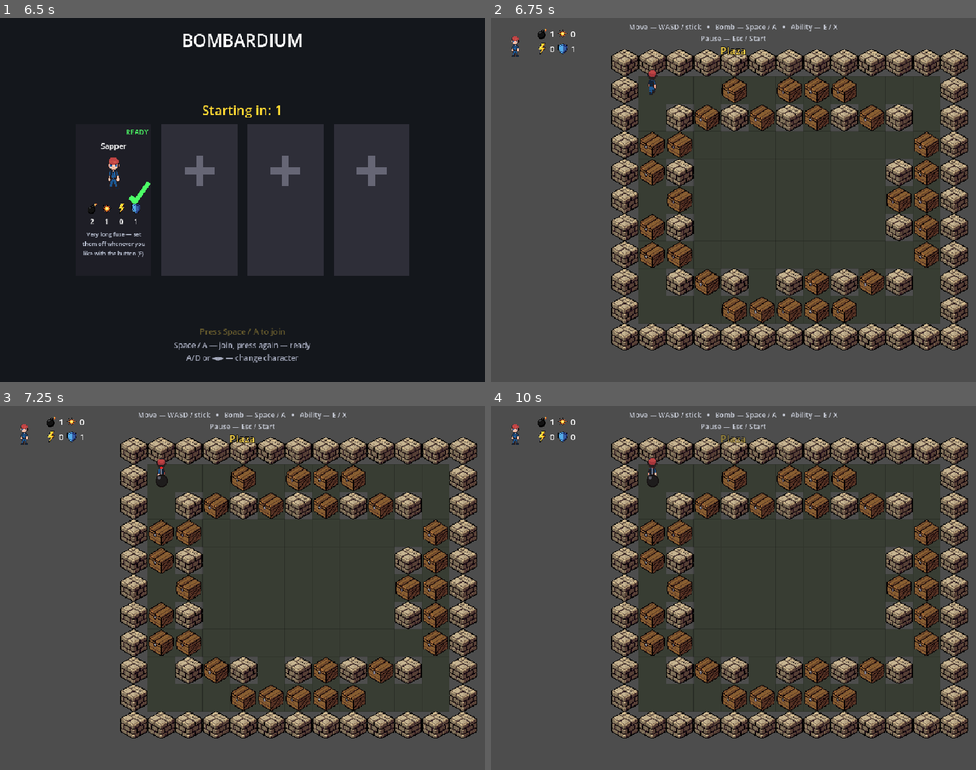
Above: before the commit, frames 1-4 (two rows, left to right).
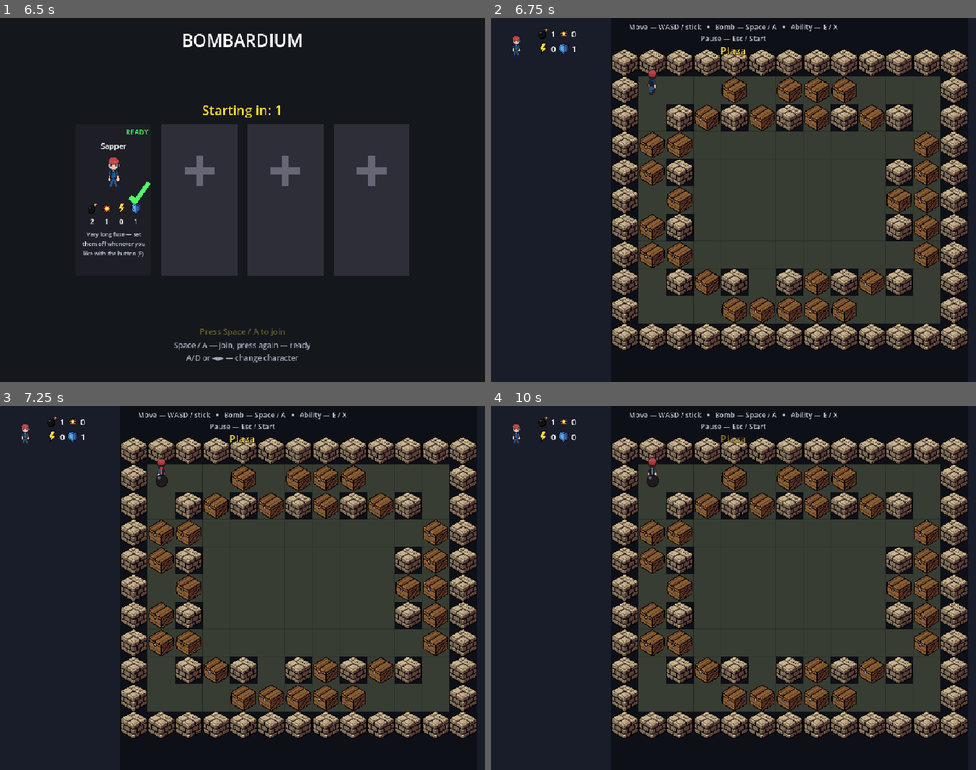
Above: after the commit, the same moments.

Repository: LikSaint/bombardium
Game: Godot game, scene res://scenes/Main.tscn
The game is run twice, just before and just after one commit, with the same random seed, the same clock (stepped at 60 frames per second) and the same inputs. This scene is started directly instead of the project's main scene.
Inputs (mouse positions are in pixels of both pictures, inside the frame that each line leads up to):
- Up to frame 1 (6.5 s): tap Enter at 0.5 s; move the mouse to (349, 181) at 0.52 s; hold D 0.53-1.25 s; tap E every 1.5 s from 0.6 to 5.1 s; click (349, 181) at 0.67 s; tap Space at 0.77, 1.25, 2, 2.75, 3.5, 3.77, 4.25 s; drag from (145, 218) to (218, 272) at 1.27 s; move the mouse to (291, 119) at 2.02 s; hold D 2.03-2.75 s; click (291, 119) at 2.17 s; drag from (218, 272) to (97, 145) at 2.77 s; move the mouse to (388, 254) at 3.52 s; hold A 3.53-4.25 s; click (388, 254) at 3.67 s; drag from (97, 145) to (169, 109) at 4.27 s; move the mouse to (266, 200) at 5.02 s; hold S 5.03-5.75 s; click (266, 200) at 5.17 s; drag from (169, 109) to (145, 218) at 5.77 s
- Up to frame 2 (6.75 s): move the mouse to (840, 181) at 6.52 s; hold W from 6.53 s (still down); tap E at 6.6 s; click (840, 181) at 6.67 s
- Up to frame 3 (7.25 s): keep holding W; tap Space at 6.77 s
- Up to frame 4 (10 s): release W at 7.25 s; drag from (636, 606) to (709, 660) at 7.27 s; move the mouse to (782, 507) at 8.02 s; hold S 8.03-8.75 s; tap E at 8.1, 9.6 s; click (782, 507) at 8.17 s; drag from (709, 660) to (588, 533) at 8.77 s; move the mouse to (879, 642) at 9.52 s; hold W from 9.53 s (still down); click (879, 642) at 9.67 s; tap Space at 9.77 s

Frame 1 is identical in both runs. In frame 2, 44% of the frame differs, in the area x 0-100%, y 0-100%; in frame 3, 44%; in frame 4, 44%.

Commit message:
Fit the arena to the screen and fill the leftover with the HUD
The arena already re-framed itself on resize, but the four HUD panels sat
at fixed corner sizes and the zoom was capped at 2x, so wide or tall windows
ended up with dead margins.

- Raise the arena zoom cap to 6x so small maps fill big screens.
- Main._layout_hud places the corner panels in the bars the arena leaves
  free (side columns or top/bottom rows, whichever framing won) and scales
  them up to 2x to fill those bars. Placement is computed rather than
  anchored, so the corner anchors are gone from Main.tscn.
- New Backdrop layer behind the world paints the bars and the rest of the
  window in the HUD colour instead of the default clear colour.
- Re-run on viewport size_changed and Window.dpi_changed, so resizing,
  toggling fullscreen or moving the window to another display re-fits
  mid-match.

Co-Authored-By: Claude Sonnet 5.5 <noreply@anthropic.com>

Diff:
--- a/scenes/Main.tscn
+++ b/scenes/Main.tscn
@@ -20,6 +20,25 @@
 
 [node name="Camera2D" type="Camera2D" parent="."]
 position = Vector2(416, 352)
+
+; Sits behind the world (layer -1): the HUD's own colour for whatever part of the
+; window the arena doesn't cover. Main.gd sizes the two bars to the leftover.
+[node name="Backdrop" type="CanvasLayer" parent="."]
+layer = -1
+
+[node name="Fill" type="ColorRect" parent="Backdrop"]
+anchor_right = 1.0
+anchor_bottom = 1.0
+mouse_filter = 2
+color = Color(0.055, 0.063, 0.09, 1)
+
+[node name="HudBarA" type="ColorRect" parent="Backdrop"]
+mouse_filter = 2
+color = Color(0.1, 0.11, 0.16, 1)
+
+[node name="HudBarB" type="ColorRect" parent="Backdrop"]
+mouse_filter = 2
+color = Color(0.1, 0.11, 0.16, 1)
 
 [node name="UI" type="CanvasLayer" parent="."]
 
@@ -134,38 +153,16 @@
 offset_bottom = -10.0
 alignment = 1
 
+; The four corner panels are placed and scaled by Main.gd (_layout_hud) to fill
+; whatever the arena leaves free, so they carry no anchors or offsets here.
 [node name="HudTopLeft" parent="UI" instance=ExtResource("3")]
-offset_left = 12.0
-offset_top = 12.0
-offset_right = 222.0
-offset_bottom = 108.0
 
 [node name="HudTopRight" parent="UI" instance=ExtResource("3")]
-anchor_left = 1.0
-anchor_right = 1.0
-offset_left = -222.0
-offset_top = 12.0
-offset_right = -12.0
-offset_bottom = 108.0
 mirrored = true
 
 [node name="HudBottomLeft" parent="UI" instance=ExtResource("3")]
-anchor_top = 1.0
-anchor_bottom = 1.0
-offset_left = 12.0
-offset_top = -108.0
-offset_right = 222.0
-offset_bottom = -12.0
 
 [node name="HudBottomRight" parent="UI" instance=ExtResource("3")]
-anchor_left = 1.0
-anchor_right = 1.0
-anchor_top = 1.0
-anchor_bottom = 1.0
-offset_left = -222.0
-offset_top = -108.0
-offset_right = -12.0
-offset_bottom = -12.0
 mirrored = true
 
 [node name="PauseMenu" parent="." instance=ExtResource("4")]
--- a/scripts/Main.gd
+++ b/scripts/Main.gd
@@ -59,6 +59,9 @@
 	_spawn_players()
 	_frame_arena()
 	get_viewport().size_changed.connect(_on_viewport_resized)
+	# A window carried to a display of another pixel density can keep its logical
+	# size, in which case only this fires.
+	get_window().dpi_changed.connect(_on_viewport_resized)
 	sudden_death.begin(arena)
 	_refresh_hotkey_hint()
 	Loc.language_changed.connect(_refresh_hotkey_hint)
@@ -85,36 +88,53 @@
 	tw.tween_interval(HOTKEY_HINT_VISIBLE_DURATION)
 	tw.tween_property(hotkey_hint, "modulate:a", 0.0, HOTKEY_HINT_FADE_DURATION)
 
-# --- Arena framing ---------------------------------------------------------
+# --- Arena framing and HUD layout -------------------------------------------
 #
 # The arena is a fixed pixel rectangle whose size comes from the map-size
 # setting (9x7 up to 21x17 cells), while the window is whatever the player
-# gives us — a resized macOS window, a Steam Deck's 1280x800, a TV. So the
-# camera zoom is derived from the viewport every time either one changes, and
-# the whole arena always ends up on screen: scaled down when it is too big,
-# scaled up when it would otherwise sit as a small island in the middle.
+# gives us — a resized macOS window, a Steam Deck's 1280x800, a TV, a window
+# dragged onto a monitor of another shape. The aim is that the arena takes as
+# much of the screen as it can and the HUD takes the rest, so nothing is left
+# as dead space: the camera zoom is derived from the viewport every time it
+# changes, and the HUD is laid out around the result.
 #
 # Note that Camera2D.zoom *magnifies* in Godot 4 (2.0 draws the world twice as
 # large, 0.5 half as large) — the reverse of Godot 3, where it divided.
 #
-# The four HUD corner panels live on a CanvasLayer at fixed viewport
-# coordinates and the spawn cells sit in the arena's own corners, so the arena
-# must never grow underneath an occupied panel. Two framings are tried — the
-# arena in the column between the side panels, and the arena in the row between
-# the top and bottom ones — and whichever leaves the arena bigger wins. Panels
-# of players who aren't in the match reserve nothing, so a two-player round
-# gets the entire bottom of the screen to itself.
+# The arena must never grow underneath an occupied HUD panel (the spawn cells
+# sit in its corners). Two framings are tried — SIDES, the arena in the column
+# between the left and right panels, and ROWS, the arena in the row between the
+# top and bottom ones — and whichever lets the arena be bigger wins. Panels of
+# players who aren't in the match reserve nothing.
+#
+# Once the arena is placed, whatever is left on either side of it is the HUD's:
+# the panels are centred in those bars and scaled up to fill them (never below
+# their designed size), and the Backdrop layer paints the bars and the rest of
+# the window in the HUD's own colour. A wide screen therefore gets big side
+# panels rather than a small arena with empty margins.
 
 ## Breathing room between the arena and the screen edge / a HUD panel.
 const ARENA_SCREEN_MARGIN := 16.0
-## Tiny maps on a big screen would otherwise be blown up to a comic scale.
-const ARENA_MAX_ZOOM := 2.0
+## Gap between a HUD panel and the screen edge.
+const HUD_EDGE_MARGIN := 12.0
+## A panel grows to fill the leftover space, but past this it is just a
+## blown-up widget — better to leave the rest to the backdrop.
+const HUD_MAX_SCALE := 2.0
+## High enough that a tiny map on a big screen still fills it; this is only a
+## sanity bound.
+const ARENA_MAX_ZOOM := 6.0
 ## Only reached on a window too small to hold anything; keeps zoom positive.
 const ARENA_MIN_ZOOM := 0.05
 
+enum HudLayout { SIDES, ROWS }
+
+@onready var hud_bars: Array = [$Backdrop/HudBarA, $Backdrop/HudBarB]
+
+## Everything below depends on the viewport size alone, so one signal covers a
+## window resize, a fullscreen toggle, and a window moved to a display of a
+## different size or scale (the stretch factor changes with the window's pixel
+## size). Deferred so the viewport has finished updating when it is measured.
 func _on_viewport_resized() -> void:
-	# Deferred so the HUD panels have re-anchored to the new viewport before
-	# their rects are measured below.
 	_frame_arena.call_deferred()
 	if overlay.visible:
 		_fit_results_block.call_deferred()
@@ -122,11 +142,13 @@
 func _frame_arena() -> void:
 	var arena_size := Consts.arena_pixel_size()
 	var viewport_size := get_viewport_rect().size
-	var between_columns := _hud_free_rect(viewport_size, true)
-	var between_rows := _hud_free_rect(viewport_size, false)
-	var frame := between_columns
-	if _fit_zoom(arena_size, between_rows.size) > _fit_zoom(arena_size, between_columns.size):
-		frame = between_rows
+	var panel_size := _hud_panel_size()
+	var layout := HudLayout.SIDES
+	var frame := _hud_free_rect(viewport_size, panel_size, HudLayout.SIDES)
+	var rows_frame := _hud_free_rect(viewport_size, panel_size, HudLayout.ROWS)
+	if _fit_zoom(arena_size, rows_frame.size) > _fit_zoom(arena_size, frame.size):
+		layout = HudLayout.ROWS
+		frame = rows_frame
 
 	var zoom := _fit_zoom(arena_size, frame.size)
 	camera.zoom = Vector2(zoom, zoom)
@@ -135,28 +157,45 @@
 	# shift by the same amount (in world units, hence the division by zoom).
 	camera.position = arena_size / 2.0 - (frame.get_center() - viewport_size / 2.0) / zoom
 
+	var arena_rect := Rect2(frame.get_center() - arena_size * zoom / 2.0, arena_size * zoom)
+	_layout_hud(layout, viewport_size, panel_size, arena_rect)
+
+func _hud_panel_size() -> Vector2:
+	return hud_corners[0].custom_minimum_size
+
+## Corner `i` is slot `i`'s panel: top-left, top-right, bottom-left, bottom-right.
+func _hud_column_occupied(column: int) -> bool:
+	for i in hud_corners.size():
+		if i % 2 == column and hud_corners[i].visible:
+			return true
+	return false
+
+func _hud_row_occupied(row: int) -> bool:
+	for i in hud_corners.size():
+		if i / 2 == row and hud_corners[i].visible:
+			return true
+	return false
+
 ## The part of the viewport the arena may occupy: everything except the HUD
-## panels it has to stay clear of — the left/right ones when `reserve_sides` is
-## true, the top/bottom ones otherwise. Panels are measured rather than
-## hard-coded so moving one in Main.tscn keeps the framing honest.
-func _hud_free_rect(viewport_size: Vector2, reserve_sides: bool) -> Rect2:
+## panels it has to stay clear of, at their designed size — the left/right
+## column for SIDES, the top/bottom row for ROWS.
+func _hud_free_rect(viewport_size: Vector2, panel_size: Vector2, layout: HudLayout) -> Rect2:
 	var left := ARENA_SCREEN_MARGIN
 	var right := ARENA_SCREEN_MARGIN
 	var top := ARENA_SCREEN_MARGIN
 	var bottom := ARENA_SCREEN_MARGIN
-	for corner in hud_corners:
-		if not corner.visible:
-			continue
-		var rect: Rect2 = corner.get_global_rect()
-		if reserve_sides:
-			if rect.get_center().x < viewport_size.x / 2.0:
-				left = maxf(left, rect.end.x + ARENA_SCREEN_MARGIN)
-			else:
-				right = maxf(right, viewport_size.x - rect.position.x + ARENA_SCREEN_MARGIN)
-		elif rect.get_center().y < viewport_size.y / 2.0:
-			top = maxf(top, rect.end.y + ARENA_SCREEN_MARGIN)
-		else:
-			bottom = maxf(bottom, viewport_size.y - rect.position.y + ARENA_SCREEN_MARGIN)
+	var reserve_x := HUD_EDGE_MARGIN + panel_size.x + ARENA_SCREEN_MARGIN
+	var reserve_y := HUD_EDGE_MARGIN + panel_size.y + ARENA_SCREEN_MARGIN
+	if layout == HudLayout.SIDES:
+		if _hud_column_occupied(0):
+			left = reserve_x
+		if _hud_column_occupied(1):
+			right = reserve_x
+	else:
+		if _hud_row_occupied(0):
+			top = reserve_y
+		if _hud_row_occupied(1):
+			bottom = reserve_y
 	return Rect2(left, top, viewport_size.x - left - right, viewport_size.y - top - bottom)
 
 ## Largest zoom at which `content` still fits inside `available`, both in
@@ -166,6 +205,53 @@
 	if content.x <= 0.0 or content.y <= 0.0:
 		return 1.0
 	return clampf(minf(available.x / content.x, available.y / content.y), ARENA_MIN_ZOOM, ARENA_MAX_ZOOM)
+
+## Fills what the arena left over with the HUD: the two backdrop bars take the
+## exact leftover on either side of the arena, and each panel is scaled to the
+## roomiest size that fits its bar, then centred across the bar and pushed to
+## the screen edge along it.
+func _layout_hud(layout: HudLayout, viewport_size: Vector2, panel_size: Vector2, arena_rect: Rect2) -> void:
+	var bars: Array[Rect2] = []
+	if layout == HudLayout.SIDES:
+		bars.append(Rect2(0.0, 0.0, arena_rect.position.x, viewport_size.y))
+		bars.append(Rect2(arena_rect.end.x, 0.0, viewport_size.x - arena_rect.end.x, viewport_size.y))
+	else:
+		bars.append(Rect2(0.0, 0.0, viewport_size.x, arena_rect.position.y))
+		bars.append(Rect2(0.0, arena_rect.end.y, viewport_size.x, viewport_size.y - arena_rect.end.y))
+	for i in hud_bars.size():
+		hud_bars[i].position = bars[i].position
+		hud_bars[i].size = bars[i].size
+
+	# One scale for all panels, so the four corners stay the same size: the
+	# tightest bar that actually holds a panel decides it. A panel that can't
+	# be enlarged isn't shrunk below its designed size either.
+	var hud_scale := HUD_MAX_SCALE
+	for i in hud_corners.size():
+		if not hud_corners[i].visible:
+			continue
+		var bar: Rect2 = bars[i % 2] if layout == HudLayout.SIDES else bars[i / 2]
+		var room := bar.size - Vector2.ONE * (HUD_EDGE_MARGIN + ARENA_SCREEN_MARGIN)
+		var across := room.x / panel_size.x if layout == HudLayout.SIDES else room.y / panel_size.y
+		# Along the bar the panels share the screen edge to edge, two to a bar.
+		var along_room := viewport_size - Vector2.ONE * HUD_EDGE_MARGIN * 3.0
+		var along := along_room.y / 2.0 / panel_size.y if layout == HudLayout.SIDES else along_room.x / 2.0 / panel_size.x
+		hud_scale = minf(hud_scale, minf(across, along))
+	hud_scale = maxf(hud_scale, 1.0)
+
+	var scaled := panel_size * hud_scale
+	for i in hud_corners.size():
+		var column := i % 2
+		var row := i / 2
+		var corner: Control = hud_corners[i]
+		corner.scale = Vector2(hud_scale, hud_scale)
+		if layout == HudLayout.SIDES:
+			var bar: Rect2 = bars[column]
+			var y := HUD_EDGE_MARGIN if row == 0 else viewport_size.y - HUD_EDGE_MARGIN - scaled.y
+			corner.position = Vector2(bar.position.x + (bar.size.x - scaled.x) / 2.0, y)
+		else:
+			var bar: Rect2 = bars[row]
+			var x := HUD_EDGE_MARGIN if column == 0 else viewport_size.x - HUD_EDGE_MARGIN - scaled.x
+			corner.position = Vector2(x, bar.position.y + (bar.size.y - scaled.y) / 2.0)
 
 func _spawn_players() -> void:
 	var spawn_cells: Array = arena.get_spawn_cells()
Not shown, changed: README.md
